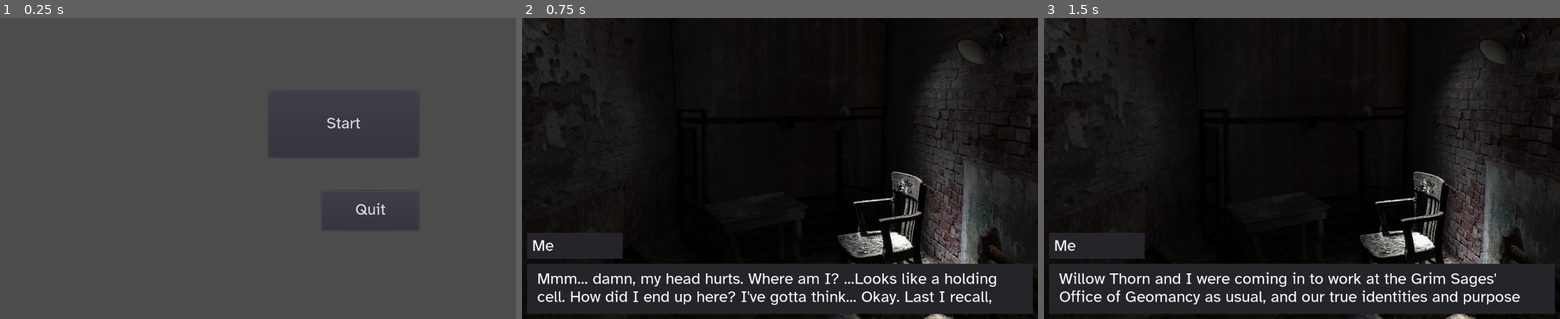
Above: before the commit, frames 1-3 (left to right).
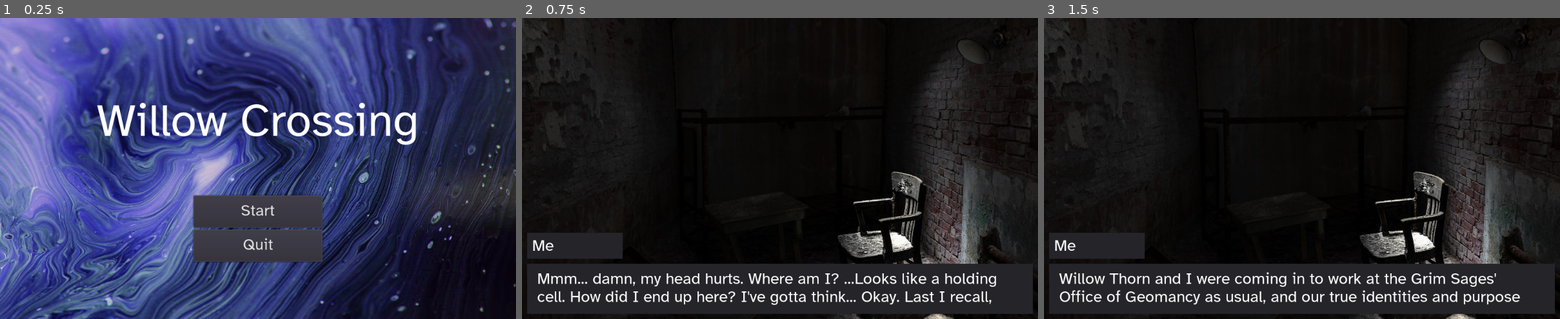
Above: after the commit, the same moments.

Repository: xuvatilavv/WillowTappingGame
Game: Godot game, scene res://ui/MainMenu.tscn
Same seed, same stepped clock (60 frames per second), same inputs: the game is played once before the commit and once after it.
Inputs:
- Up to frame 1 (0.25 s): no input
- Up to frame 2 (0.75 s): click "Start" at 0.5 s
- Up to frame 3 (1.5 s): tap Enter (ui_accept) at 1.25 s

The runs differ from the first frame. In frame 1, 94% of the frame differs, in the area x 0-100%, y 0-100%; in frame 2, nothing differs; in frame 3, nothing differs.

Commit message:
Add main menu title, background image

Diff:
--- a/text/strings.csv
+++ b/text/strings.csv
@@ -1,4 +1,5 @@
 keys	en
+GAME_TITLE	Willow Crossing
 PLACEHOLDER	Woops, this text hasn't been set!
 TEST_0	oh no i am in a jail
 TEST_1	this is bad times for me
--- a/ui/MainMenu.tscn
+++ b/ui/MainMenu.tscn
@@ -1,7 +1,13 @@
-[gd_scene load_steps=3 format=2]
+[gd_scene load_steps=6 format=2]
 
 [ext_resource path="res://ui/MainMenu.gd" type="Script" id=1]
 [ext_resource path="res://ui/theme.theme" type="Theme" id=2]
+[ext_resource path="res://font/Atkinson-Hyperlegible-Regular-102.otf" type="DynamicFontData" id=3]
+[ext_resource path="res://img/MainMenuBackground.jpg" type="Texture" id=4]
+
+[sub_resource type="DynamicFont" id=1]
+size = 92
+font_data = ExtResource( 3 )
 
 [node name="MainMenu" type="Control"]
 anchor_right = 1.0
@@ -9,19 +15,48 @@
 theme = ExtResource( 2 )
 script = ExtResource( 1 )
 
-[node name="StartButton" type="Button" parent="."]
-margin_left = 533.0
-margin_top = 146.0
-margin_right = 831.0
-margin_bottom = 278.0
+[node name="Sprite" type="Sprite" parent="."]
+position = Vector2( 512, 300 )
+scale = Vector2( 0.6, 0.6 )
+texture = ExtResource( 4 )
+
+[node name="CenterContainer" type="CenterContainer" parent="."]
+anchor_right = 1.0
+anchor_bottom = 0.7
+
+[node name="Title" type="Label" parent="CenterContainer"]
+margin_left = 248.0
+margin_top = 161.0
+margin_right = 776.0
+margin_bottom = 259.0
+size_flags_horizontal = 4
+custom_fonts/font = SubResource( 1 )
+text = "GAME_TITLE"
+
+[node name="CenterContainer2" type="CenterContainer" parent="."]
+anchor_top = 0.4
+anchor_right = 1.0
+anchor_bottom = 1.0
+
+[node name="VBoxContainer" type="VBoxContainer" parent="CenterContainer2"]
+margin_left = 384.0
+margin_top = 114.0
+margin_right = 640.0
+margin_bottom = 246.0
+grow_horizontal = 2
+
+[node name="StartButton" type="Button" parent="CenterContainer2/VBoxContainer"]
+margin_right = 256.0
+margin_bottom = 64.0
+rect_min_size = Vector2( 256, 64 )
 text = "LABEL_START"
 
-[node name="QuitButton" type="Button" parent="."]
-margin_left = 639.0
-margin_top = 345.0
-margin_right = 831.0
-margin_bottom = 423.0
+[node name="QuitButton" type="Button" parent="CenterContainer2/VBoxContainer"]
+margin_top = 68.0
+margin_right = 256.0
+margin_bottom = 132.0
+rect_min_size = Vector2( 256, 64 )
 text = "LABEL_QUIT"
 
-[connection signal="pressed" from="StartButton" to="." method="_on_StartButton_pressed"]
-[connection signal="pressed" from="QuitButton" to="." method="_on_QuitButton_pressed"]
+[connection signal="pressed" from="CenterContainer2/VBoxContainer/StartButton" to="." method="_on_StartButton_pressed"]
+[connection signal="pressed" from="CenterContainer2/VBoxContainer/QuitButton" to="." method="_on_QuitButton_pressed"]
Binary file added: img/MainMenuBackground.jpg
Not shown, added: img/MainMenuBackground.jpg.import
Not shown, changed: img/credits.txt
Not shown, changed: .gitignore
